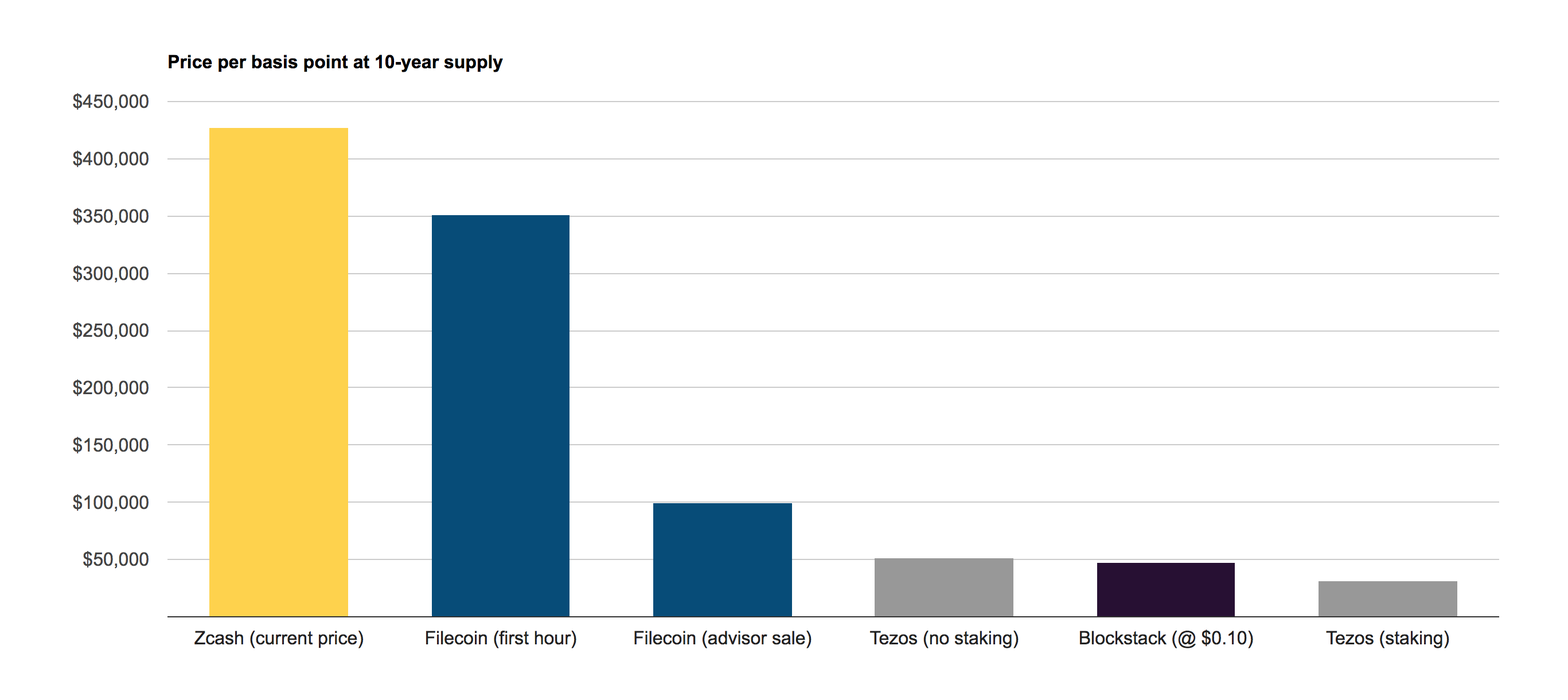
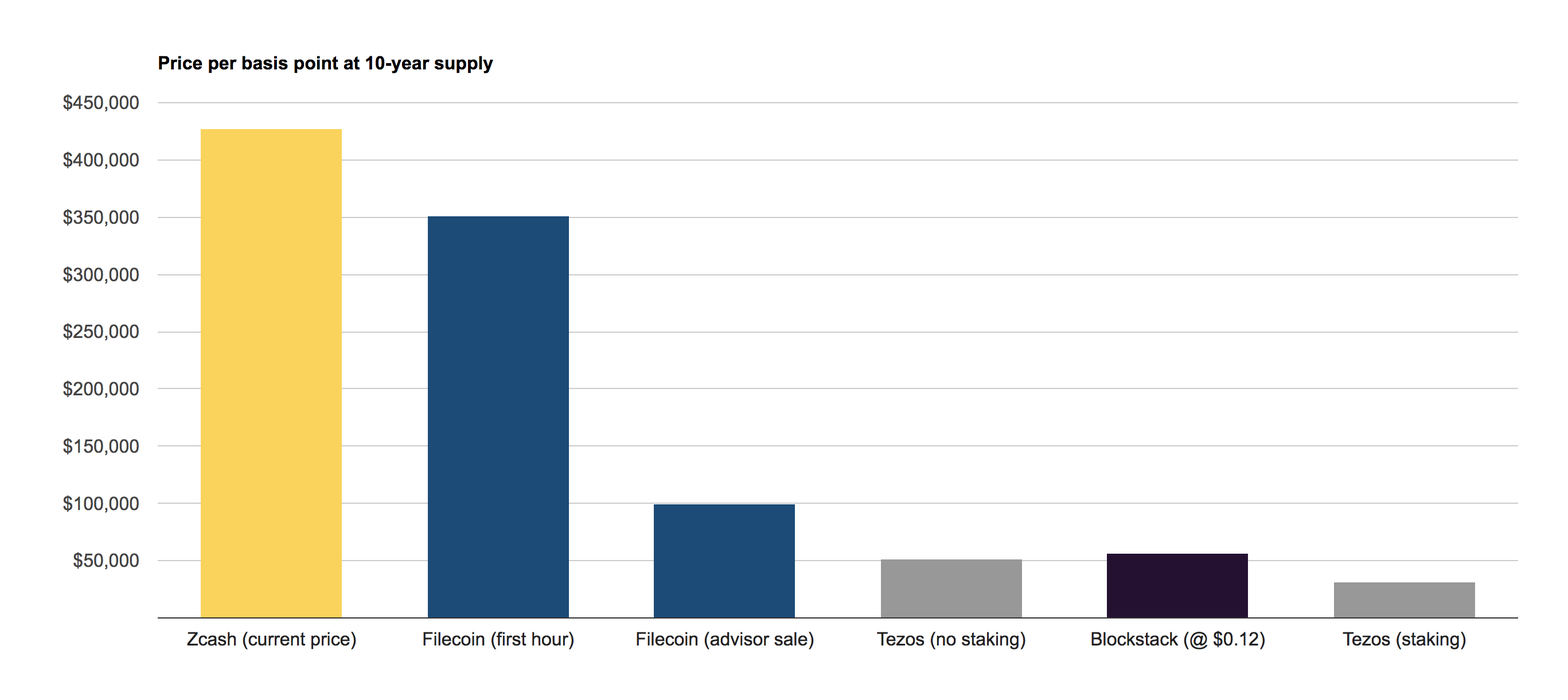
Layered file, before and after one edit (1568 x 700). Changes by layer:
added layer "Layer 2" above "Layer 1" over [63, 54, 1519, 650]
